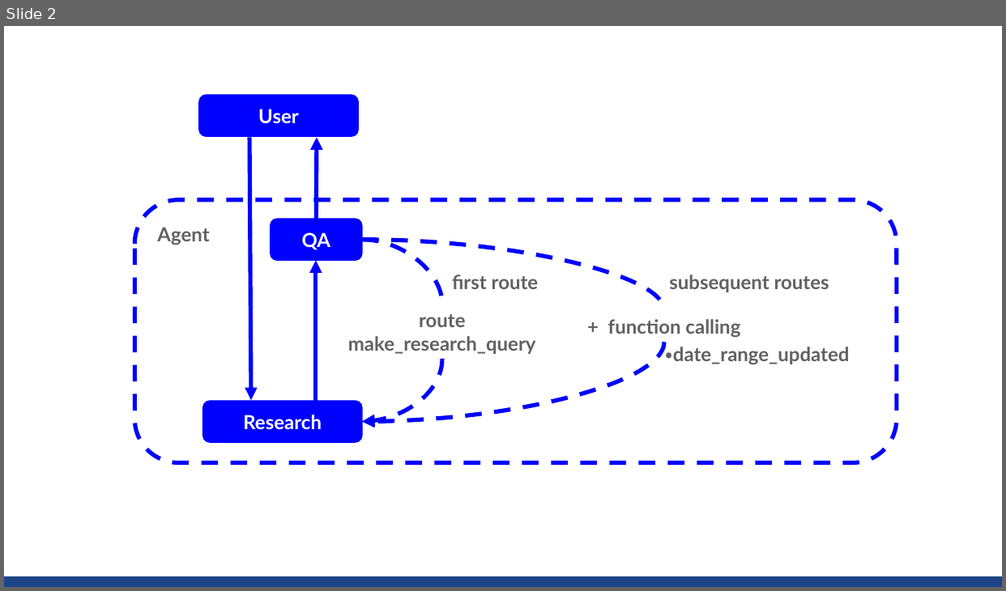
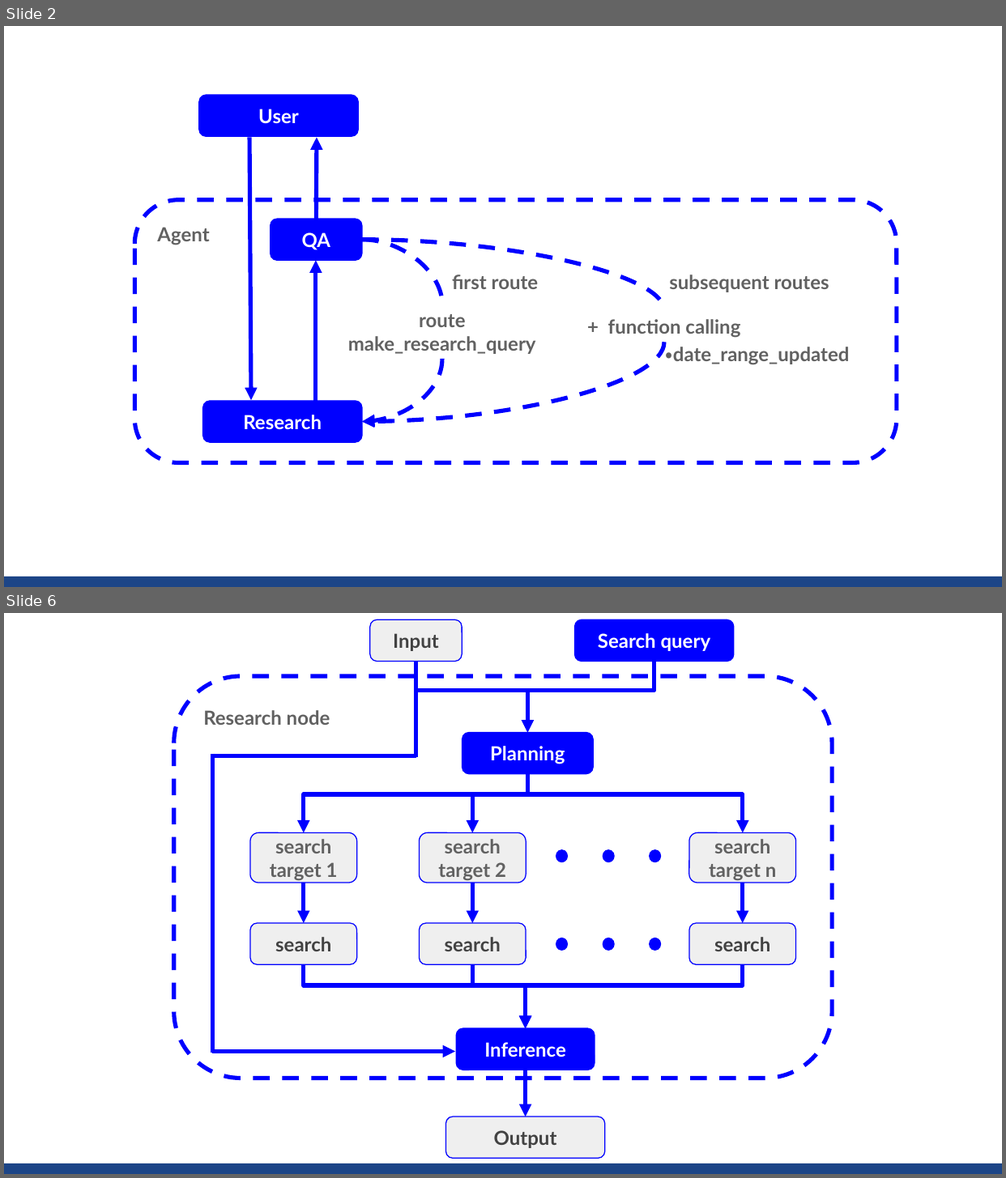
Before and after one commit to sekihan02/code_sundbox, a slide deck: search_small_agent.pptx. Shown one above the other, each under a label of ours: slide 2 before the commit, slides 2 and 6 after it; the slides between them are not shown. The pictures are 1006x591 and 1006x1178 pixels, drawn with LibreOffice and Linux fonts; fonts in the diff are those of the drawing. Boxes give left, top, right and bottom in pixels: in the first picture for what was removed or moved away, otherwise in the second. Text is boxed around its words. In the diff, an @@ line names an element or a change of style, - is before the commit and + after.

```diff
--- a/search_small_agent.pptx
+++ b/search_small_agent.pptx
@@ slide 6 added at <box>4,613,1002,1174</box>, background #FFFFFF; not listed: 1 template element that a slide beside it also shows @@
@@ rounded rectangle added at <box>370,620,462,662</box>, fill #EFEFEF, outline #0000FF 0.75 pt, 14 pt, text #424242, bold @@
+Input
@@ rounded rectangle added at <box>575,620,734,662</box>, fill #0000FF, outline #0000FF 0.75 pt, 14 pt, text #FFFFFF, bold @@
+Search query
@@ elbow arrow added from (416, 661) to (528, 733), #0000FF 3 pt @@
@@ elbow arrow added from (654, 661) to (528, 733), #0000FF 3 pt @@
@@ rounded rectangle added at <box>173,676,831,1078</box>, outline #0000FF 3 pt dashed, 14 pt, text #616161, bold @@
+Research node
@@ rounded rectangle added at <box>462,733,593,775</box>, fill #0000FF, outline #0000FF 0.75 pt, 14 pt, text #FFFFFF, bold @@
+Planning
@@ elbow arrow added from (528, 773) to (304, 833), #0000FF 3 pt @@
@@ elbow arrow added from (528, 773) to (472, 833), #0000FF 3 pt @@
@@ elbow arrow added from (528, 773) to (743, 833), #0000FF 3 pt @@
@@ rounded rectangle added at <box>250,833,357,883</box>, fill #EFEFEF, outline #0000FF 0.75 pt, 14 pt, text #616161, bold @@
+search target 1
@@ rounded rectangle added at <box>420,833,526,883</box>, fill #EFEFEF, outline #0000FF 0.75 pt, 14 pt, text #616161, bold @@
+search target 2
@@ ellipse added at <box>556,850,567,862</box>, fill #0000FF, outline #0000FF 0.75 pt @@
@@ ellipse added at <box>603,850,614,862</box>, fill #0000FF, outline #0000FF 0.75 pt @@
@@ ellipse added at <box>650,850,661,862</box>, fill #0000FF, outline #0000FF 0.75 pt @@
@@ rounded rectangle added at <box>689,833,796,883</box>, fill #EFEFEF, outline #0000FF 0.75 pt, 14 pt, text #616161, bold @@
+search target n
@@ arrow added from (304, 883) to (304, 923), #0000FF 3 pt @@
@@ arrow added from (472, 883) to (472, 923), #0000FF 3 pt @@
@@ arrow added from (743, 883) to (743, 923), #0000FF 3 pt @@
@@ rounded rectangle added at <box>250,923,357,965</box>, fill #EFEFEF, outline #0000FF 0.75 pt, 14 pt, text #424242, bold @@
+search
@@ rounded rectangle added at <box>420,923,526,965</box>, fill #EFEFEF, outline #0000FF 0.75 pt, 14 pt, text #424242, bold @@
+search
@@ rounded rectangle added at <box>689,923,796,965</box>, fill #EFEFEF, outline #0000FF 0.75 pt, 14 pt, text #424242, bold @@
+search
@@ ellipse added at <box>556,939,567,950</box>, fill #0000FF, outline #0000FF 0.75 pt @@
@@ ellipse added at <box>603,939,614,950</box>, fill #0000FF, outline #0000FF 0.75 pt @@
@@ ellipse added at <box>650,939,661,950</box>, fill #0000FF, outline #0000FF 0.75 pt @@
@@ elbow arrow added from (304, 965) to (525, 1029), #0000FF 3 pt @@
@@ elbow arrow added from (472, 965) to (525, 1029), #0000FF 3 pt @@
@@ elbow arrow added from (743, 965) to (525, 1029), #0000FF 3 pt @@
@@ rounded rectangle added at <box>456,1029,594,1070</box>, fill #0000FF, outline #0000FF 0.75 pt, 14 pt, text #FFFFFF, bold @@
+Inference
@@ group added at <box>211,661,455,1053</box>: 3 lines, 1 arrow @@
@@ arrow added from (525, 1070) to (525, 1117), #0000FF 3 pt @@
@@ rounded rectangle added at <box>446,1117,605,1159</box>, fill #EFEFEF, outline #0000FF 0.75 pt, 14 pt, text #424242, bold @@
+Output
```
Also in this commit, not shown: 1 slide changed, 2 other slides added, 2 other files.
